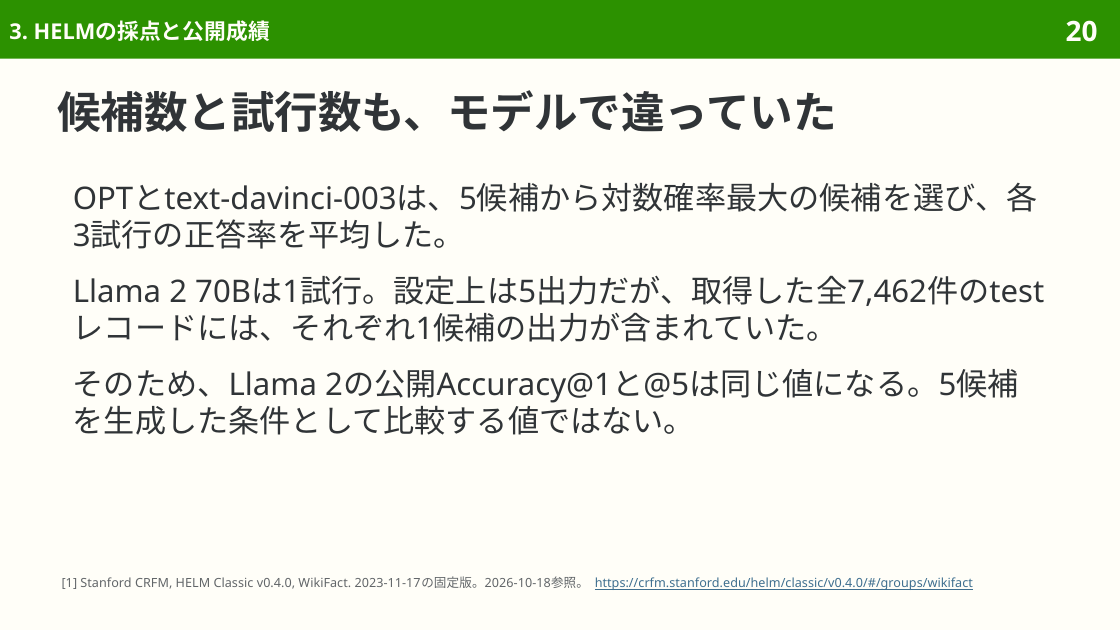
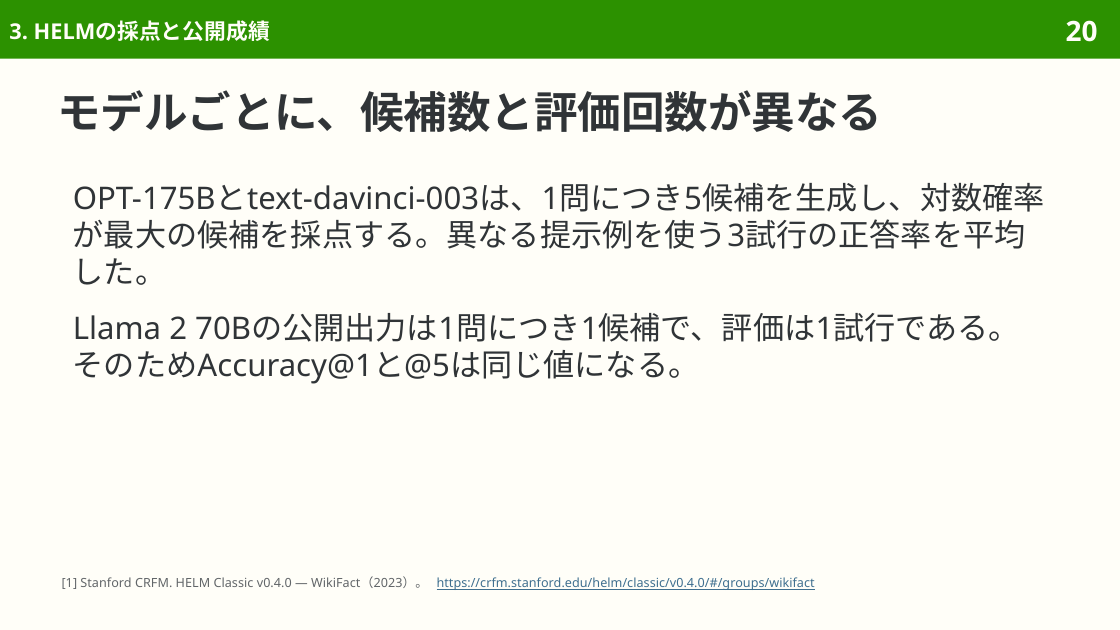
Before and after one commit to sasakiy84/datasets-in-10-minutes, a slide deck: slide 20 of slides/datasets-in-10-minutes-wikifact.pptx. Drawn at 1120x630 pixels with LibreOffice and Linux fonts; fonts in the diff are those of the drawing. Boxes give left, top, right and bottom in pixels: in the first picture for what was removed or moved away, otherwise in the second. Text is boxed around its words. In the diff, an @@ line names an element or a change of style, - is before the commit and + after.

Commit message:
Clarify WikiFact factual completion and verify HELM construction from Wikidata

```diff
--- a/slides/datasets-in-10-minutes-wikifact.pptx
+++ b/slides/datasets-in-10-minutes-wikifact.pptx
@@ title at <box>57,90,882,132</box>: text changed @@
-候補数と試行数も、モデルで違っていた
+モデルごとに、候補数と評価回数が異なる
@@ text at <box>73,183,1045,384</box>: text changed @@
-OPTとtext-davinci-003は、5候補から対数確率最大の候補を選び、各3試行の正答率を平均した。
-Llama 2 70Bは1試行。設定上は5出力だが、取得した全7,462件のtestレコードには、それぞれ1候補の出力が含まれていた。
-そのため、Llama 2の公開Accuracy@1と@5は同じ値になる。5候補を生成した条件として比較する値ではない。
+OPT-175Bとtext-davinci-003は、1問につき5候補を生成し、対数確率が最大の候補を採点する。異なる提示例を使う3試行の正答率を平均した。
+Llama 2 70Bの公開出力は1問につき1候補で、評価は1試行である。そのためAccuracy@1と@5は同じ値になる。
@@ text at <box>62,576,815,590</box>: text changed; text colour #626669 to #3F6F8F @@
-[1] Stanford CRFM, HELM Classic v0.4.0, WikiFact. 2023-11-17の固定版。2026-10-18参照。 https://crfm.stanford.edu/helm/classic/v0.4.0/#/groups/wikifact
+[1] Stanford CRFM. HELM Classic v0.4.0 — WikiFact（2023）。 https://crfm.stanford.edu/helm/classic/v0.4.0/#/groups/wikifact
```
Also in this commit, not shown: 39 other slides changed, 2 slides removed, 42 other files.
